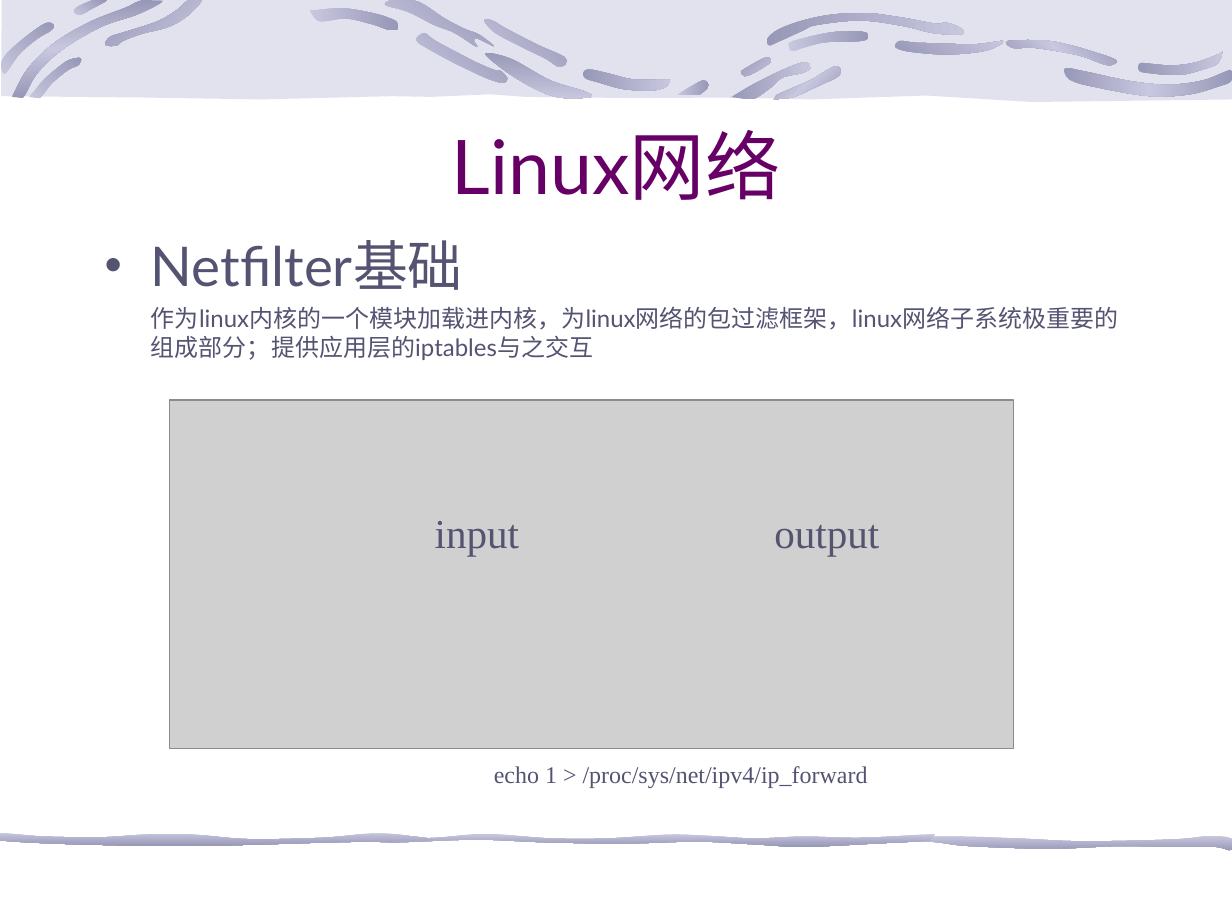
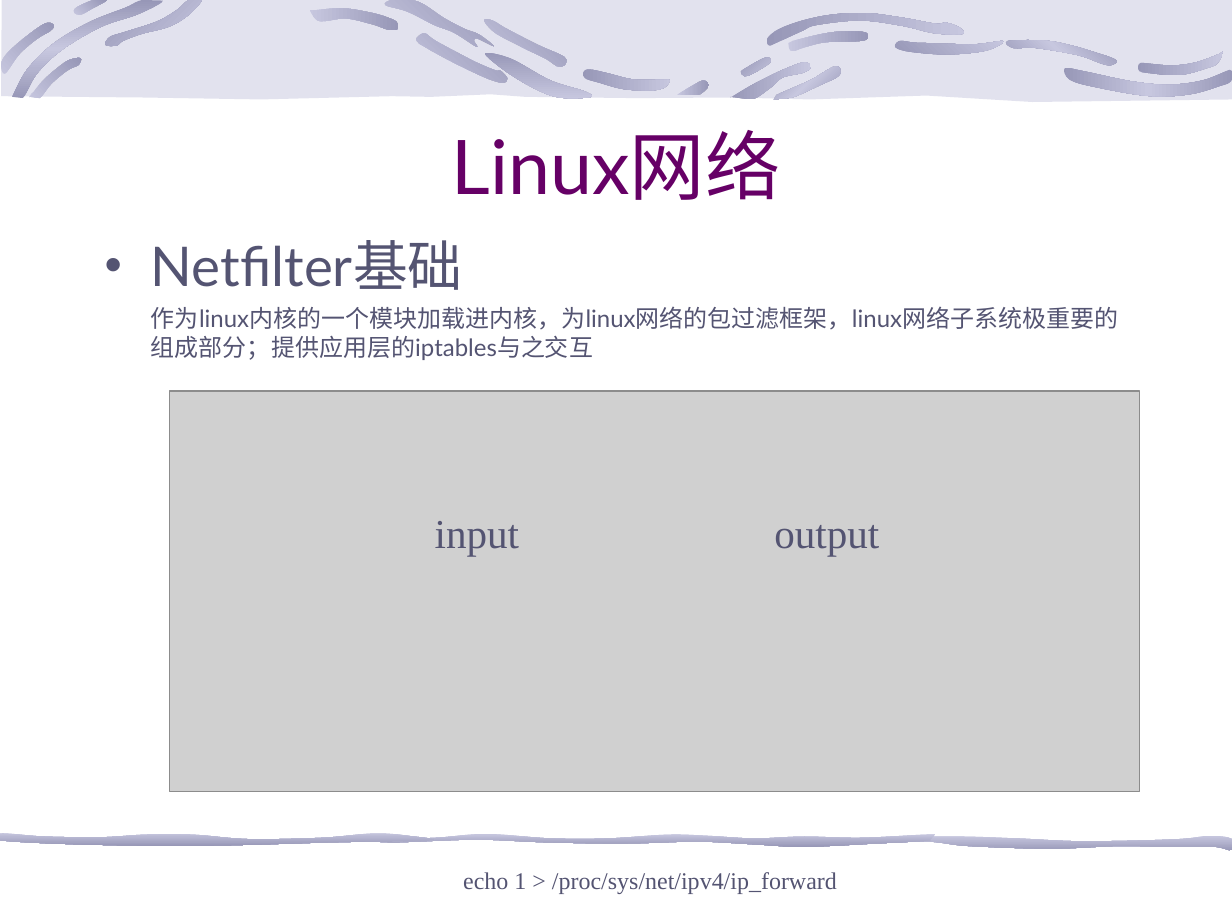
Before and after one commit to 13242084001/shell, a slide deck: slide 38 of 网络知识.ppt (slide 31 before the commit). Drawn at 1232x924 pixels with LibreOffice and Linux fonts; fonts in the diff are those of the drawing; grey boxes stand for pictures; background and template pictures are left out. Boxes give left, top, right and bottom in pixels: in the first picture for what was removed or moved away, otherwise in the second. Text is boxed around its words. In the diff, an @@ line names an element or a change of style, - is before the commit and + after.

```diff
--- a/网络知识.ppt
+++ b/网络知识.ppt
@@ picture: place and size @@
-picture at [170, 400, 1014, 749]
+picture at [170, 391, 1140, 791]
@@ text "echo 1 > /proc/sys/net/ipv4/ip_forward": place and size @@
-text "echo 1 > /proc/sys/net/ipv4/ip_forward" at [494, 766, 868, 788]
+text "echo 1 > /proc/sys/net/ipv4/ip_forward" at [463, 872, 837, 894]
```
Also in this commit, not shown: 6 other slides changed, 12 slides added, 44 slides removed.
